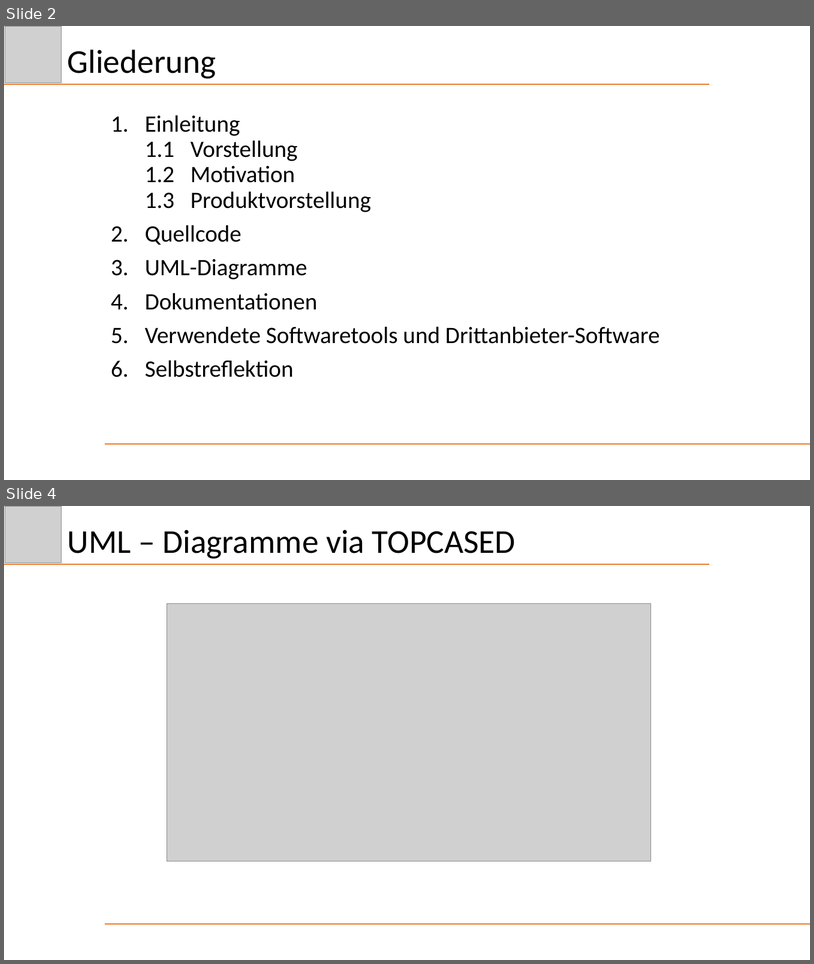
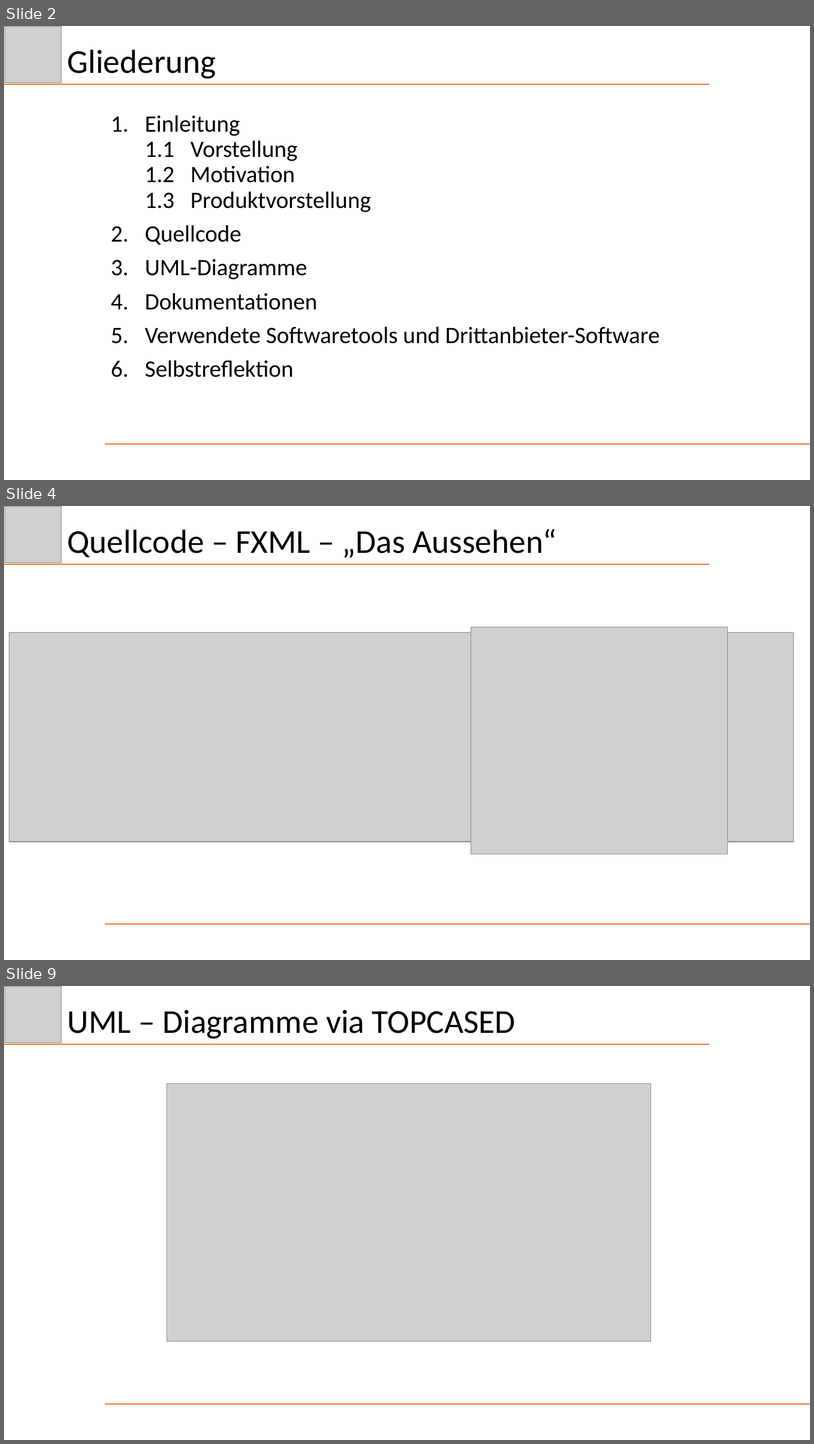
Before and after one commit to Schnitzel128/sejava, a slide deck: Präsentation/DezHex.pptx. Shown one above the other, each under a label of ours: slides 2 and 4 before the commit, slides 2, 4 and 9 after it; the slides between them are not shown. The pictures are 814x964 and 814x1444 pixels, drawn with LibreOffice and Linux fonts; fonts in the diff are those of the drawing; grey boxes stand for pictures. Boxes give left, top, right and bottom in pixels: in the first picture for what was removed or moved away, otherwise in the second. Text is boxed around its words. In the diff, an @@ line names an element or a change of style, - is before the commit and + after.

Commit message:
Update Präsentation & Rechnung
Folien vom Quellcode Hinzugefügt.
Rechnungsstellung überarbeitet, damit alles in einem Block liegt.

```diff
--- a/Präsentation/DezHex.pptx
+++ b/Präsentation/DezHex.pptx
@@ slide 4 added at box(4, 506, 810, 960), background #FFFFFF @@
@@ picture added at box(5, 506, 62, 562) @@
@@ title added at box(68, 529, 557, 558), 39.6 pt, text #000000 @@
+Quellcode – FXML – „Das Aussehen“
@@ line added from (4, 564) to (710, 564), #ED7D31 1.5 pt @@
@@ picture added at box(471, 627, 729, 854) @@
@@ picture added at box(9, 633, 794, 842) @@
@@ line added from (105, 924) to (810, 924), #ED7D31 1.5 pt @@
@@ what was slide 4 is now slide 9 @@
```
Also in this commit, not shown: 5 other slides added, 1 slide removed, 4 other files.
